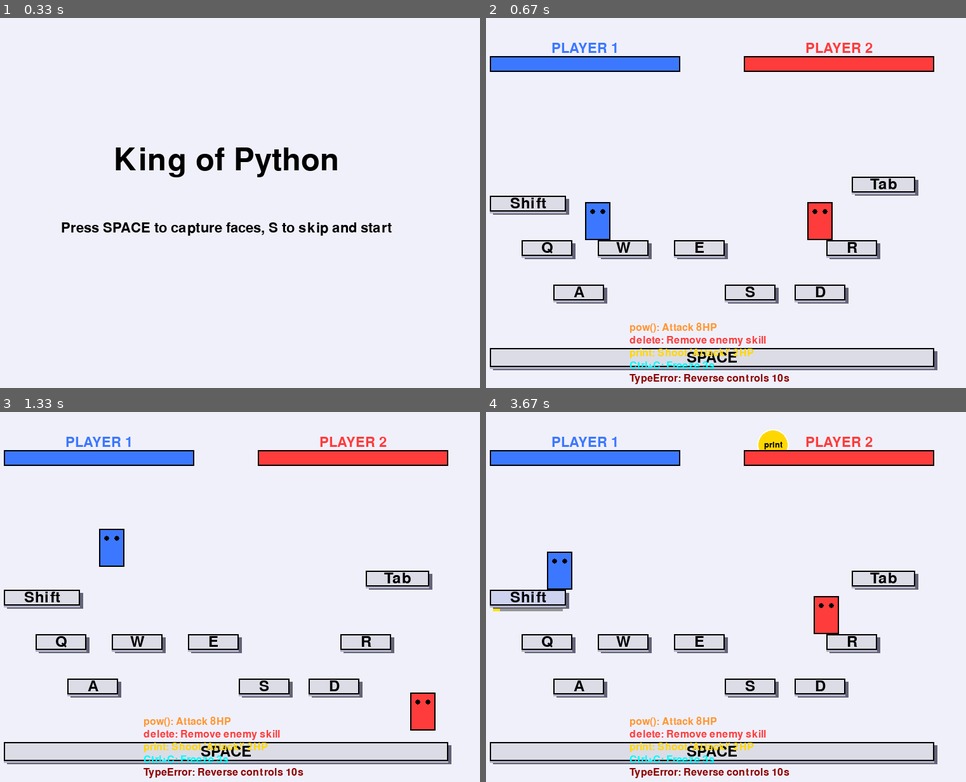
Above: before the commit, frames 1-4 (two rows, left to right).
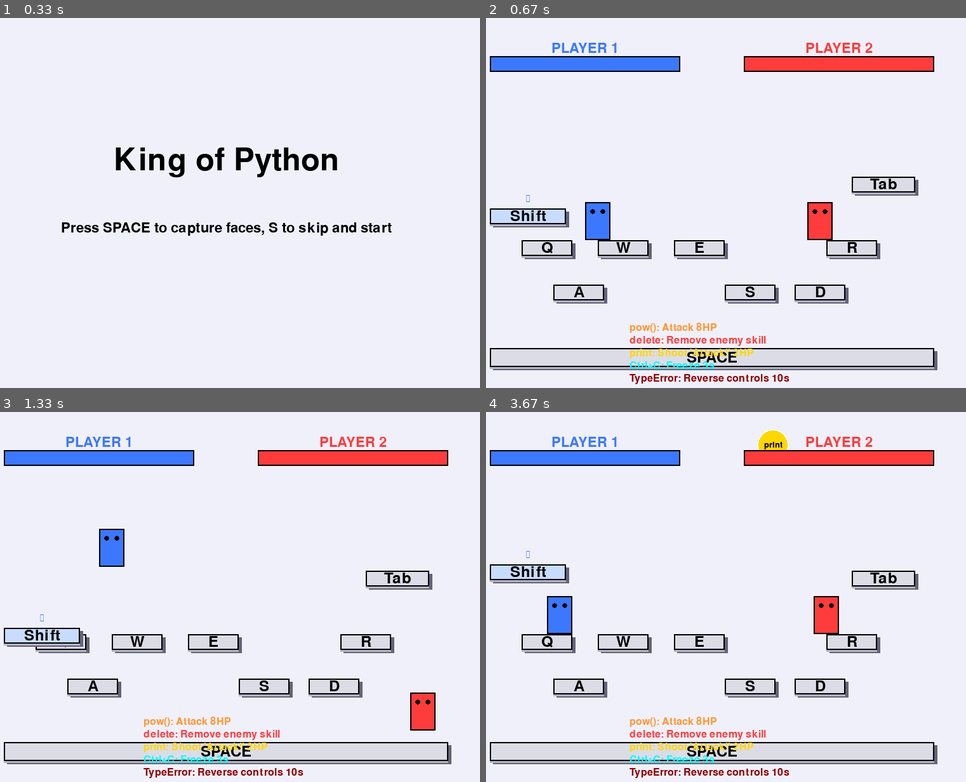
Above: after the commit, the same moments.

Repository: xueyu-coco/King-of-Python
Game: pygame game, started from main.py
The game is run twice, just before and just after one commit, with the same random seed, the same clock (stepped at 60 frames per second) and the same inputs.
Inputs:
- Up to frame 1 (0.33 s): no input
- Up to frame 2 (0.67 s): tap S at 0.33 s
- Up to frame 3 (1.33 s): hold Right 0.67-1.13 s; hold Up from 1.17 s (still down); hold W from 1.17 s (still down)
- Up to frame 4 (3.67 s): release Up at 1.47 s; release W at 1.47 s; hold Right 1.5-1.97 s; hold D 1.5-1.97 s; hold Left 2-2.53 s; hold A 2-2.53 s; hold Left 2.57-2.97 s; hold A 2.57-2.97 s; hold Up 3-3.37 s; hold W 3-3.37 s; hold Right from 3.4 s (still down); hold D from 3.4 s (still down)

Frame 1 is identical in both runs. In frame 2, 1.0% of the frame differs, in the area x 0-18%, y 47-57%; in frame 3, 1.2%; in frame 4, 2.5%, in the area x 0-18%, y 37-61%.

Commit message:
Enable both dynamic and breakable for Shift platform, apply ice-blue theme with respawn position reset

Diff:
--- a/entities/platform.py
+++ b/entities/platform.py
@@ -19,14 +19,14 @@
         self.is_breakable = is_breakable
         self.is_broken = False
         self.break_timer = 0  # 站在上面的计时
-        self.break_threshold = 30  # 0.5秒 = 30帧
+        self.break_threshold = 180  # 3秒 = 180帧
         self.respawn_timer = 0  # 重生计时
         self.respawn_time = 60  # 1秒 = 60帧
         self.player_on_platform = False
 
     def update(self, players=None):
         """更新动态平台位置和断裂状态"""
-        # 动态移动
+        # 动态移动（即使可以断裂也能移动）
         if self.is_dynamic and not self.is_broken:
             self.y += self.move_speed * self.move_direction
 
@@ -45,6 +45,8 @@
                     self.is_broken = False
                     self.break_timer = 0
                     self.respawn_timer = 0
+                    # 重生时恢复到基准位置
+                    self.y = self.base_y
             else:
                 # 检测是否有玩家站在上面
                 self.player_on_platform = False
@@ -93,21 +95,35 @@
                          self.width, self.height))
 
         # 绘制按键顶面
-        if self.is_dynamic:
-            # Shift键用特殊颜色
-            key_color = (200, 220, 255)
-        else:
-            key_color = KEY_COLOR
-
-        # 如果是可断裂的，根据破损程度改变颜色
-        if self.is_breakable:
+        # 优先判断是否动态+可断裂（Shift键）
+        if self.is_dynamic and self.is_breakable:
+            # Shift键：冰蓝色基础，根据破损程度变化
             damage_ratio = self.break_timer / self.break_threshold
             if damage_ratio > 0:
-                # 颜色从浅蓝逐渐变暗变红
+                # 从冰蓝色逐渐变红
+                r = int(200 + damage_ratio * 55)
+                g = int(220 - damage_ratio * 100)
+                b = int(255 - damage_ratio * 55)  # 保持较高的蓝色值
+                key_color = (r, g, b)
+            else:
+                # 完好状态：冰蓝色
+                key_color = (200, 220, 255)
+        elif self.is_dynamic:
+            # 仅动态平台：浅蓝色
+            key_color = (200, 220, 255)
+        elif self.is_breakable:
+            # 仅可断裂平台
+            damage_ratio = self.break_timer / self.break_threshold
+            if damage_ratio > 0:
                 r = int(200 + damage_ratio * 55)
                 g = int(220 - damage_ratio * 100)
                 b = int(255 - damage_ratio * 155)
                 key_color = (r, g, b)
+            else:
+                key_color = KEY_COLOR
+        else:
+            # 普通平台
+            key_color = KEY_COLOR
 
         pygame.draw.rect(screen, key_color,
                         (self.x, self.y, self.width, self.height))
@@ -206,8 +222,8 @@
             piece_surface = pygame.Surface((self.width, self.height))
             piece_surface.set_alpha(alpha)
 
-            # 绘制几个分散的碎片
-            piece_color = (150, 150, 180)
+            # 绘制几个分散的碎片（冰蓝色）
+            piece_color = (180, 200, 235)  # 冰蓝色碎片
             piece_width = self.width // 3
             piece_height = self.height // 2
 
@@ -230,7 +246,7 @@
 
         # 显示重生倒计时
         if self.respawn_timer > 0:
-            respawn_text = font_tiny.render("Respawning...", True, GRAY)
+            respawn_text = font_tiny.render("Respawning...", True, CYAN)
             text_rect = respawn_text.get_rect(
                 center=(self.x + self.width//2, self.y + self.height//2)
             )
--- a/main.py
+++ b/main.py
@@ -157,7 +157,7 @@
     platforms.append(KeyPlatform(530, 420, 80, 25, "D"))
 
     # Shift键 - 可断裂平台（左侧）
-    platforms.append(KeyPlatform(50, 280, 120, 25, "Shift", is_dynamic=False, is_breakable=True))
+    platforms.append(KeyPlatform(50, 280, 120, 25, "Shift", is_dynamic=True, is_breakable=True))
 
     # Tab键 - 高层平台
     platforms.append(KeyPlatform(620, 250, 100, 25, "Tab"))
Not shown, removed: face_detection/README.md
